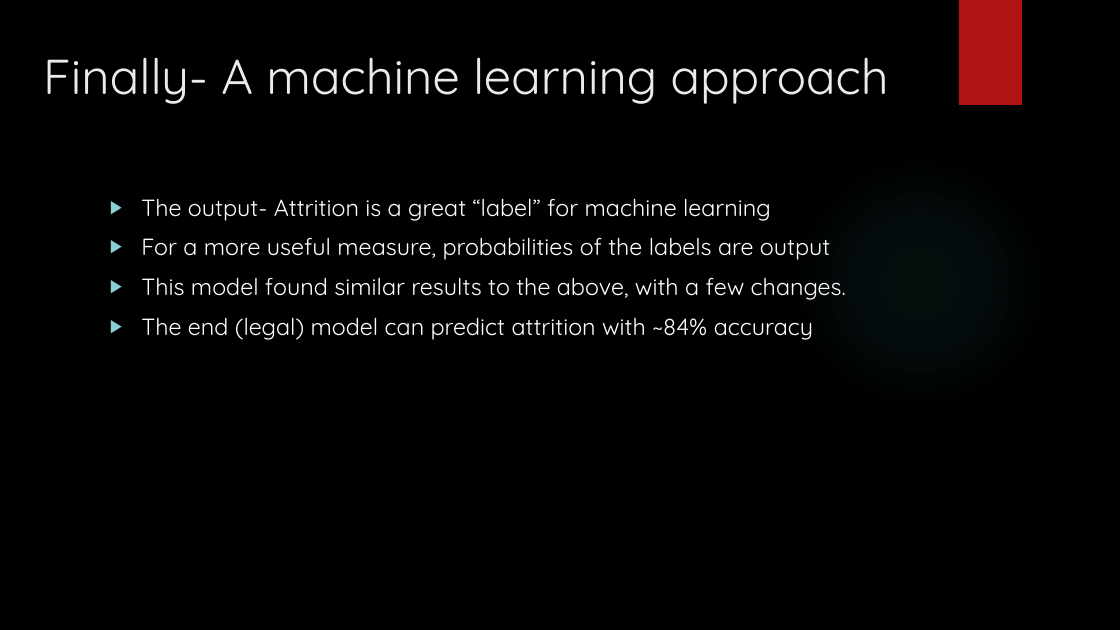
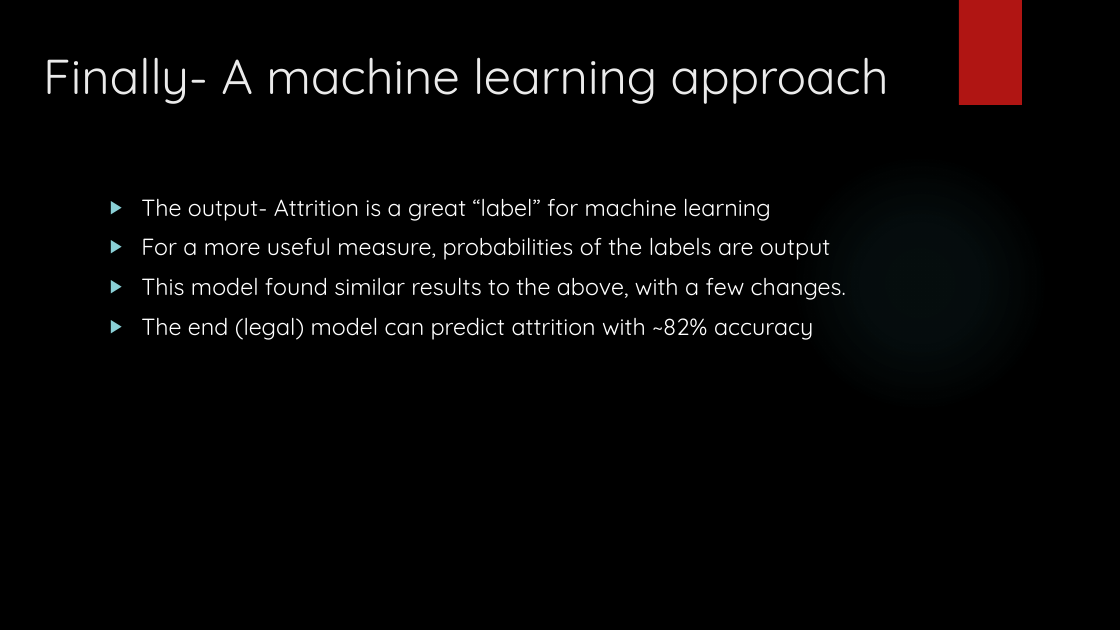
Before and after one commit to vazquezs123/DATA_SCIENCE_CS02, a slide deck: slide 31 of case_study_02_presentation.pptx. Drawn at 1120x630 pixels with LibreOffice and Linux fonts; fonts in the diff are those of the drawing; background and template pictures are left out. Boxes give left, top, right and bottom in pixels: in the first picture for what was removed or moved away, otherwise in the second. Text is boxed around its words. In the diff, an @@ line names an element or a change of style, - is before the commit and + after.

```diff
--- a/case_study_02_presentation.pptx
+++ b/case_study_02_presentation.pptx
@@ text at (141, 317, 813, 340): text changed @@
-▶ The end (legal) model can predict attrition with ~84% accuracy
+▶ The end (legal) model can predict attrition with ~82% accuracy
```
Also in this commit, not shown: 1 other slide changed, 1 slide added.
